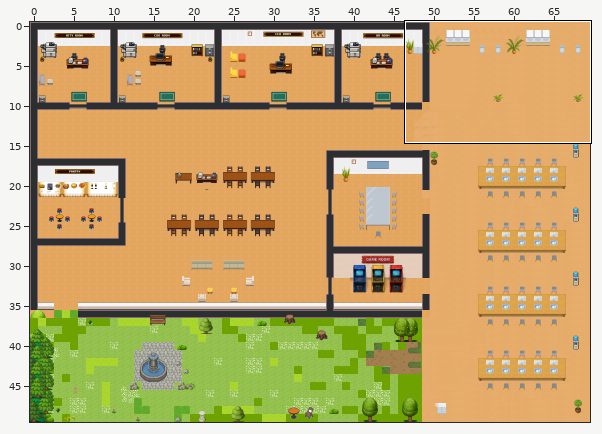
One commit to this Tiled map (JSON): office.tmj. The picture above shows the old version from afar; the outline marks the close-up.
Close-up. Earlier state:
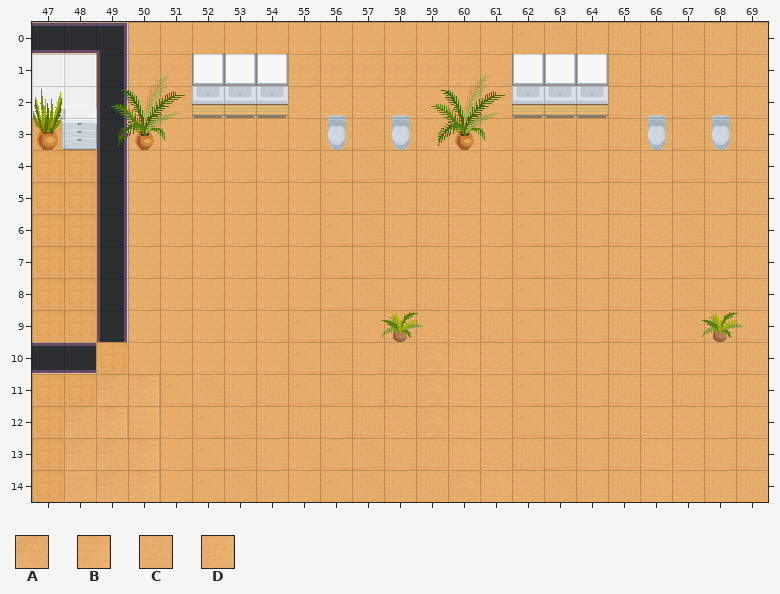
Cells are 32x32 px. Shown: x 47..69, y 0..14.
Key: from "Chunk 1": A 219, B 220, C 221, D 222.
_ is an empty cell.
Layers that did not change in this view are not listed.
Layer "walls/walls2" before, first column x 47:
 0 _______________________
 1 _______________________
 2 _______________________
 3 _______________________
 4 _______________________
 5 _______________________
 6 _______________________
 7 _______________________
 8 _______________________
 9 _______________________
10 _______________________
11 __AB___________________
12 _ABD___________________
13 _AAB___________________
14 _CAB___________________
Now the later version:
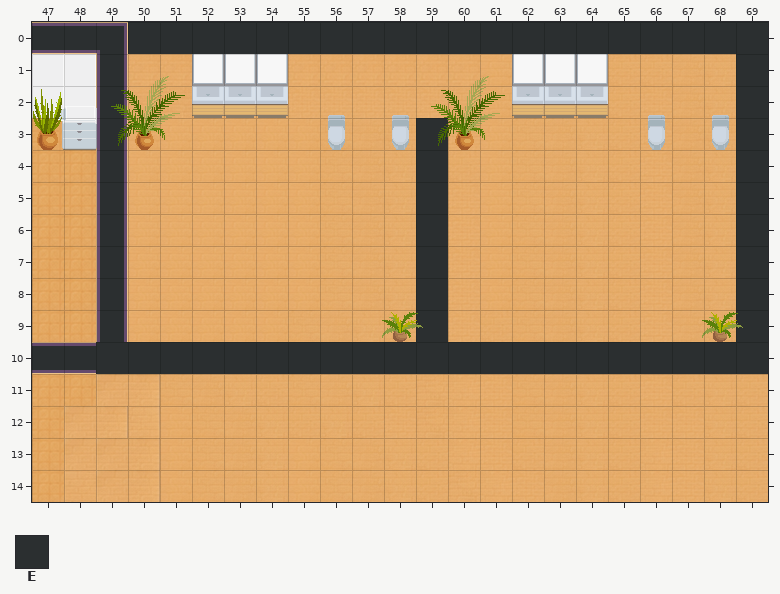
Further tiles: from "Chunk 1": E 378.
What changed:
Layer "walls/walls2":
There is now tile E in row 0 at x 50 to 69; in rows 1 to 2 at x 69; in rows 3 to 9 at x 59 and 69; in row 10 at x 49 to 69.
Pixel boxes of the changes (left, top, right, bottom) in both close-ups:
added: (96, 22, 768, 374)
